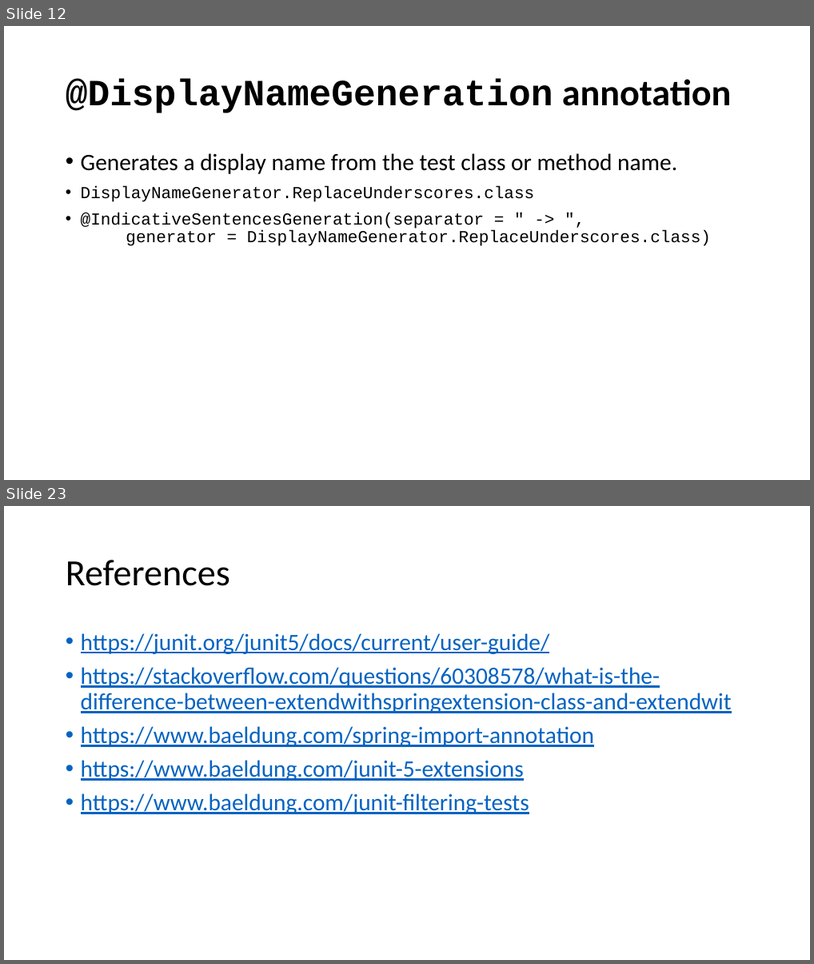
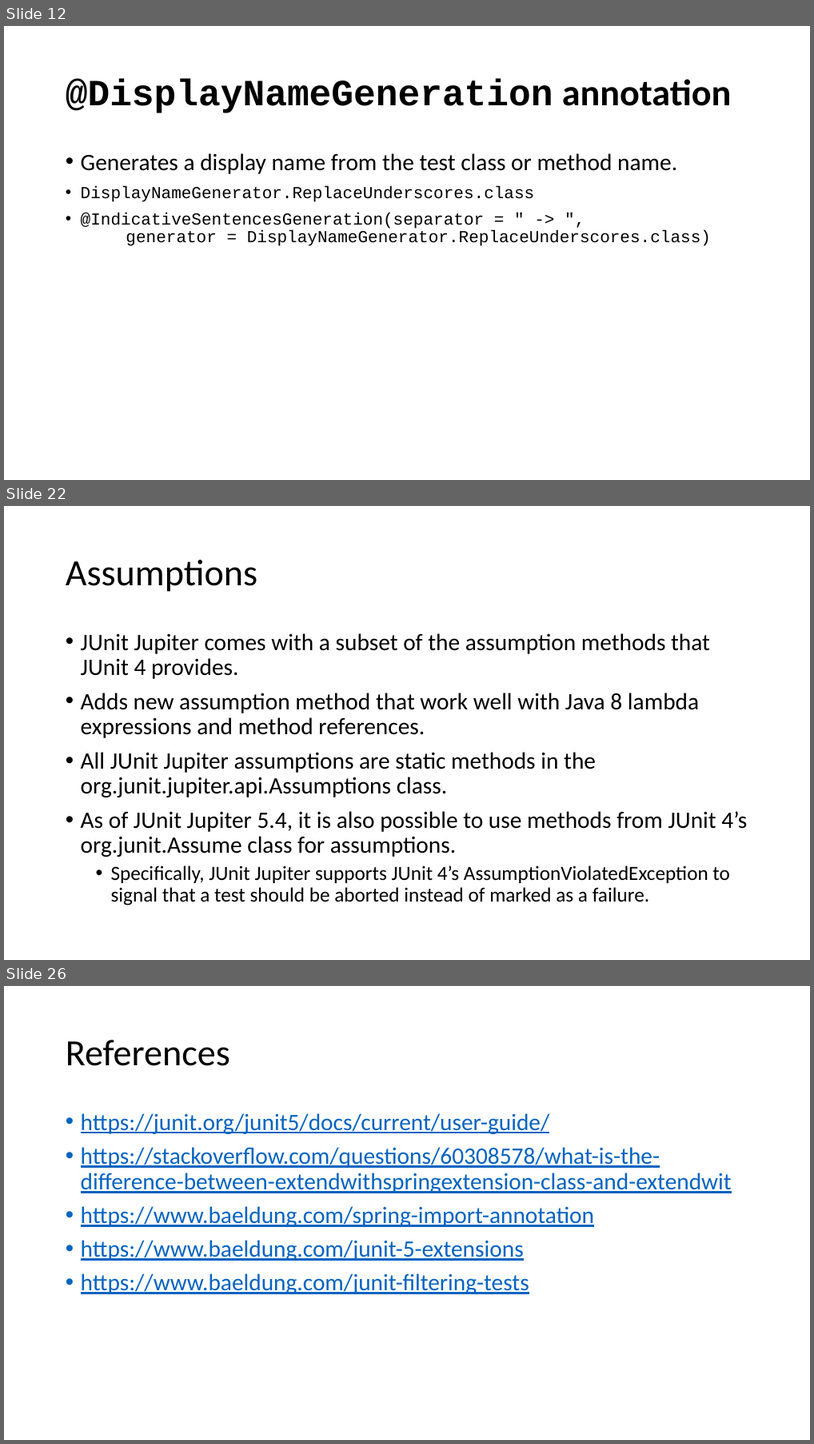
Before and after one commit to cebartling/test-driven, a slide deck: presentations/Introduction to JUnit 5.pptx. Shown one above the other, each under a label of ours: slides 12 and 23 before the commit, slides 12, 22 and 26 after it; the slides between them are not shown. The pictures are 814x964 and 814x1444 pixels, drawn with LibreOffice and Linux fonts; fonts in the diff are those of the drawing. Boxes give left, top, right and bottom in pixels: in the first picture for what was removed or moved away, otherwise in the second. Text is boxed around its words. In the diff, an @@ line names an element or a change of style, - is before the commit and + after.

```diff
--- a/presentations/Introduction to JUnit 5.pptx
+++ b/presentations/Introduction to JUnit 5.pptx
@@ slide 22 added at [4, 506, 810, 960], background #FFFFFF @@
@@ title added at [66, 560, 258, 592], 44 pt, text #000000 @@
+Assumptions
@@ text added at [81, 633, 747, 905], 28 pt, text #000000 @@
+• JUnit Jupiter comes with a subset of the assumption methods that JUnit 4 provides.
+• Adds new assumption method that work well with Java 8 lambda expressions and method references.
+• All JUnit Jupiter assumptions are static methods in the org.junit.jupiter.api.Assumptions class.
+• As of JUnit Jupiter 5.4, it is also possible to use methods from JUnit 4’s org.junit.Assume class for assumptions.
+  • Specifically, JUnit Jupiter supports JUnit 4’s AssumptionViolatedException to signal that a test should be aborted instead of marked as a failure.
@@ what was slide 23 is now slide 26 @@
```
Also in this commit, not shown: 7 slides changed, 3 other slides added, 1 slide removed, 5 other files.
